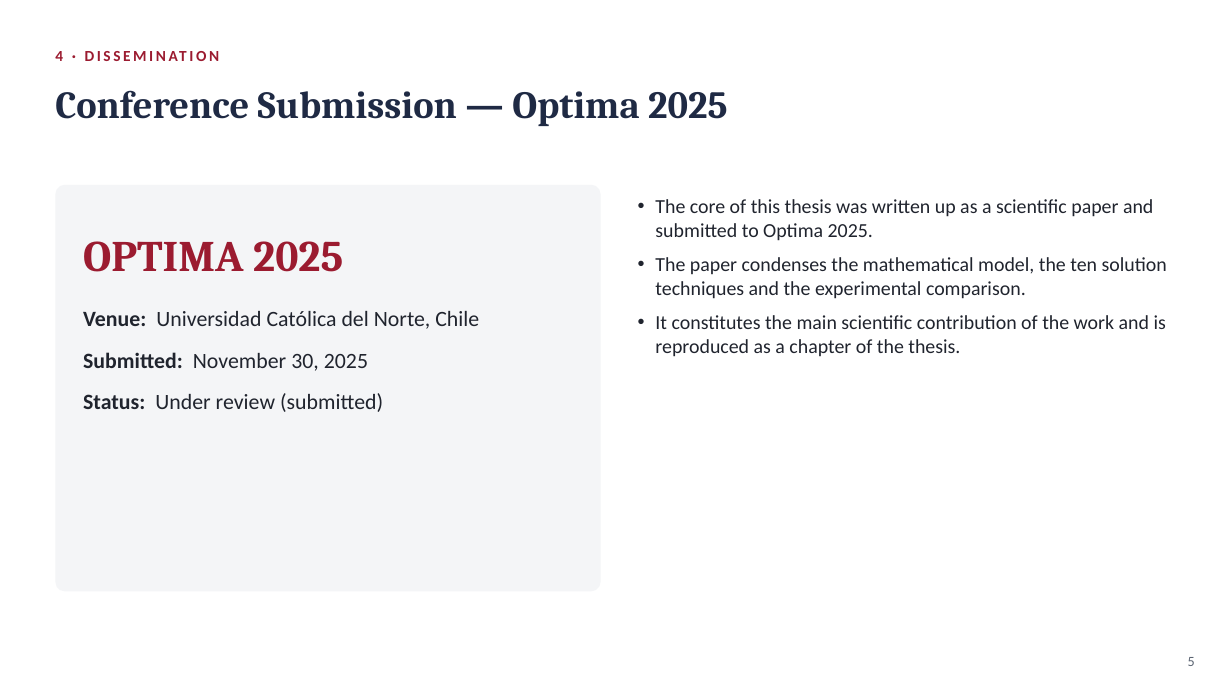
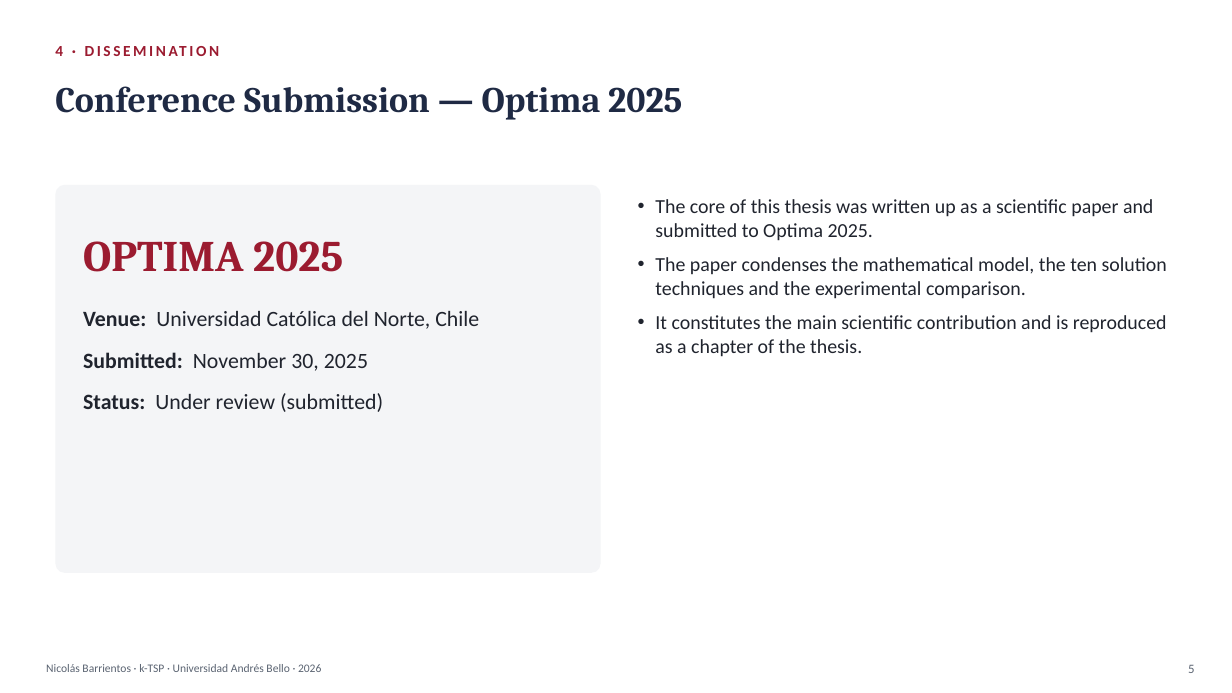
Before and after one commit to Nico8270/KTSP-Proyecto-de-Titulo, a slide deck: slide 5 of presentacion/presentacion_ktsp.pptx. Drawn at 1232x693 pixels with LibreOffice and Linux fonts; fonts in the diff are those of the drawing. Boxes give left, top, right and bottom in pixels: in the first picture for what was removed or moved away, otherwise in the second. Text is boxed around its words. In the diff, an @@ line names an element or a change of style, - is before the commit and + after.

```diff
--- a/presentacion/presentacion_ktsp.pptx
+++ b/presentacion/presentacion_ktsp.pptx
@@ text "4 · DISSEMINATION": place and size @@
-text "4 · DISSEMINATION" at <box>55,51,63,61</box>
+text "4 · DISSEMINATION" at <box>55,46,63,56</box>
@@ text "Conference Submission — Optima 2025" at <box>55,86,682,120</box>: size 30 to 28 pt @@
@@ text at <box>655,315,1167,357</box>: text changed @@
-• It constitutes the main scientific contribution of the work and is reproduced as a chapter of the thesis.
+• It constitutes the main scientific contribution and is reproduced as a chapter of the thesis.
@@ text "5": place and size @@
-text "5" at <box>1188,657,1195,666</box>
+text "5" at <box>1188,665,1194,673</box>
@@ text "5" at <box>1188,665,1194,673</box>: size 11 to 10 pt @@
@@ text added at <box>46,664,321,672</box>, 9 pt, text #5B6472 @@
+Nicolás Barrientos · k-TSP · Universidad Andrés Bello · 2026
```
Also in this commit, not shown: 13 other slides changed, 4 slides added, 3 other files.
